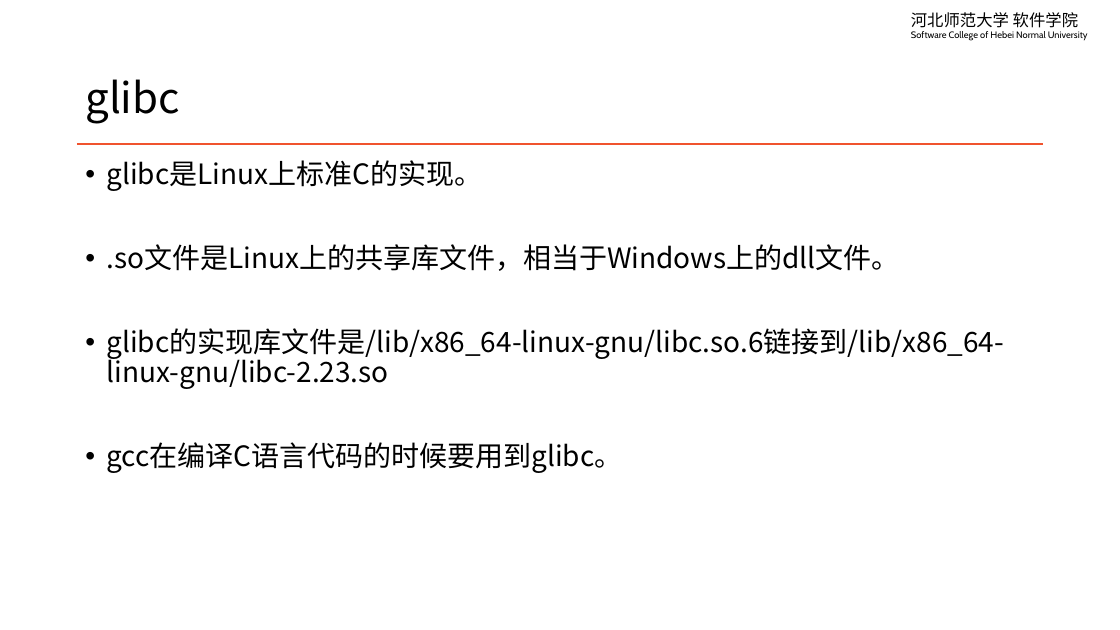
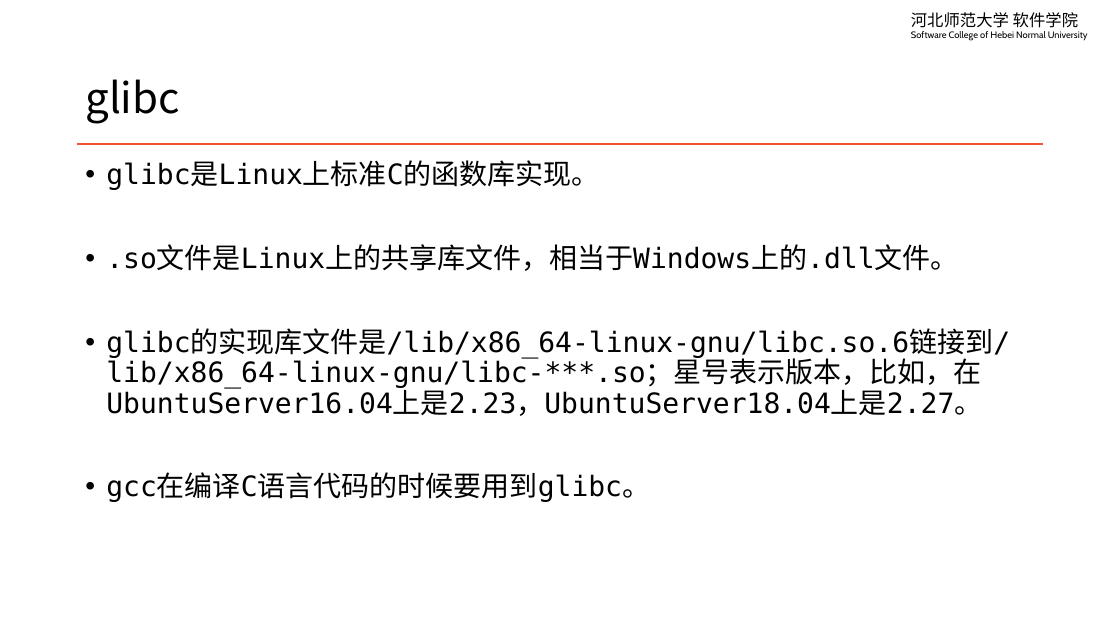
Before and after one commit to edu2act/course-linux-system, a slide deck: slide 8 of materials/slides/ch13-vim-and-linux-c-programming.pptx. Drawn at 1120x630 pixels with LibreOffice and Linux fonts; fonts in the diff are those of the drawing. Boxes give left, top, right and bottom in pixels: in the first picture for what was removed or moved away, otherwise in the second. Text is boxed around its words. In the diff, an @@ line names an element or a change of style, - is before the commit and + after.

```diff
--- a/materials/slides/ch13-vim-and-linux-c-programming.pptx
+++ b/materials/slides/ch13-vim-and-linux-c-programming.pptx
@@ text at (106, 162, 1010, 416): text changed; font Noto Sans CJK SC to DejaVu Sans Mono @@
-• glibc是Linux上标准C的实现。
-• .so文件是Linux上的共享库文件，相当于Windows上的dll文件。
-• glibc的实现库文件是/lib/x86_64-linux-gnu/libc.so.6链接到/lib/x86_64-linux-gnu/libc-2.23.so
+• glibc是Linux上标准C的函数库实现。
+• .so文件是Linux上的共享库文件，相当于Windows上的.dll文件。
+• glibc的实现库文件是/lib/x86_64-linux-gnu/libc.so.6链接到/lib/x86_64-linux-gnu/libc-***.so；星号表示版本，比如，在UbuntuServer16.04上是2.23，UbuntuServer18.04上是2.27。
@@ text at (106, 474, 650, 502): font Noto Sans CJK SC to DejaVu Sans Mono in "gcc在编译C语言代码的时候要用到glibc。" @@
```
Also in this commit, not shown: 8 other slides changed, 1 slide added, 1 slide removed, 9 other files.
